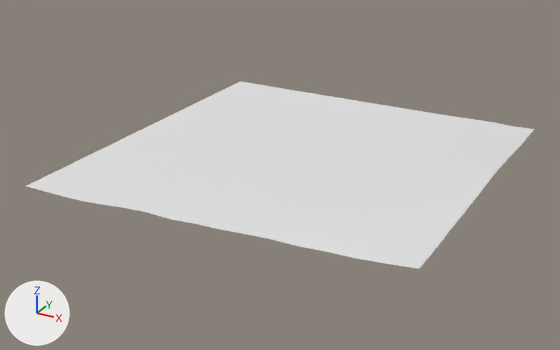
A saved change to the OBJ model assets/maps/chunks/terrain_lod1_-5_-4.obj.
Both versions are drawn from a camera (50 mm lens) standing at (-464.1, 228.8, 89.7) and looking at (-580.7, 441.0, -16.3). The lights are fixed; the arrows at lower left show +X, +Y and +Z. The first picture is the older version. Where no turn or scale is listed for an object, it has been applied to the vertices.

Script lines for the objects in view, before the commit:
```python
me_terrain_lod1__5__4 = bpy.data.meshes.new('terrain_lod1_-5_-4')
me_terrain_lod1__5__4.from_pydata(...)  # 289 vertices, 512 faces; spans x -640.0..-512.0, y 384.0..512.0, z -10.8..-4.1
ob_terrain_lod1__5__4 = bpy.data.objects.new('terrain_lod1_-5_-4', me_terrain_lod1__5__4)
ob_terrain_lod1__5__4.location = (0.0, 0.0, 0.0)
```
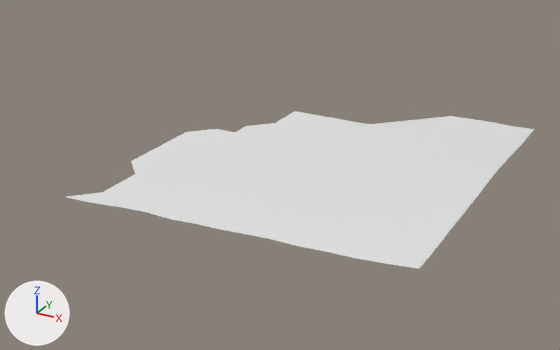
Changed parts and their boxes (x1, y1, x2, y2) in the pictures (560 x 350 px):
'terrain_lod1_-5_-4', reshaped (8% narrower, 15% shorter): before (27, 82, 534, 269); after (66, 111, 534, 269)
part 1 of me_terrain_lod1__5__4, deleted: before (27, 82, 447, 197)

What changed in the scene script:
```text
Change me_terrain_lod1__5__4:
    used by ob_terrain_lod1__5__4; location = (0.0, 0.0, 0.0)
    remove me_terrain_lod1__5__4.from_pydata(...)  # 289 vertices, 512 faces; spans x -640.0..-512.0, y 384.0..512.0, z -10.8..-4.1
    add me_terrain_lod1__5__4.from_pydata(...)  # 213 vertices, 369 faces; spans x -624.0..-512.0, y 384.0..512.0, z -10.8..-4.1
    me_terrain_lod1__5__4 part 1
    76 vertices are removed from x -640.0..-552.0, y 384.0..512.0, z -10.8
    143 faces are deleted
```
